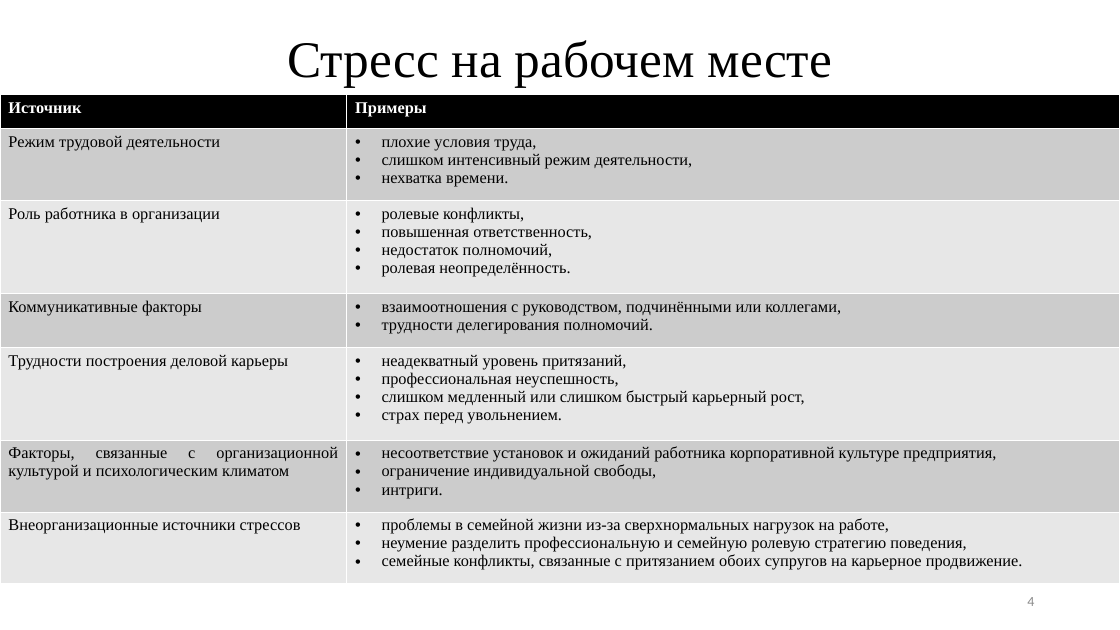
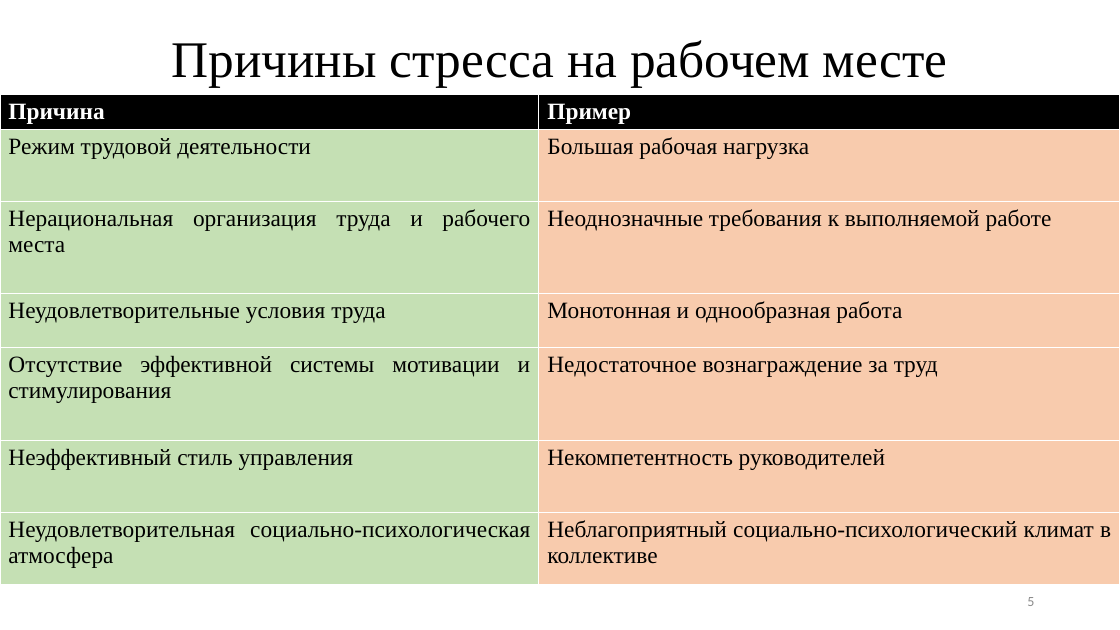
Before and after one commit to TheSawIsTheLaw/FatigueRecognitionSystem, a slide deck: slide 5 of Presentation/presentation.pptx (slide 4 before the commit). Drawn at 1120x630 pixels with LibreOffice and Linux fonts; fonts in the diff are those of the drawing. Boxes give left, top, right and bottom in pixels: in the first picture for what was removed or moved away, otherwise in the second. Text is boxed around its words. In the diff, an @@ line names an element or a change of style, - is before the commit and + after.

```diff
--- a/Presentation/presentation.pptx
+++ b/Presentation/presentation.pptx
@@ title at <box>172,40,947,88</box>: text changed @@
-Стресс на рабочем месте
+Причины стресса на рабочем месте
@@ table at <box>0,95,1120,586</box> @@
-row 1, column 1: Источник
+row 1, column 1: Причина
-row 1, column 2: Примеры
+row 1, column 2: Пример
-row 2, column 2: плохие условия труда, / слишком интенсивный режим деятельности, / нехватка времени.
+row 2, column 2: Большая рабочая нагрузка
-row 3, column 1: Роль работника в организации
+row 3, column 1: Нерациональная организация труда и рабочего места
-row 3, column 2: ролевые конфликты, / повышенная ответственность, / недостаток полномочий, / ролевая неопределённость.
+row 3, column 2: Неоднозначные требования к выполняемой работе
-row 4, column 1: Коммуникативные факторы
+row 4, column 1: Неудовлетворительные условия труда
-row 4, column 2: взаимоотношения с руководством, подчинёнными или коллегами, / трудности делегирования полномочий.
+row 4, column 2: Монотонная и однообразная работа
-row 5, column 1: Трудности построения деловой карьеры
+row 5, column 1: Отсутствие эффективной системы мотивации и стимулирования
-row 5, column 2: неадекватный уровень притязаний, / профессиональная неуспешность, / слишком медленный или слишком быстрый карьерный рост, / страх перед увольнением.
+row 5, column 2: Недостаточное вознаграждение за труд
-row 6, column 1: Факторы, связанные с организационной культурой и психологическим климатом
+row 6, column 1: Неэффективный стиль управления
-row 6, column 2: несоответствие установок и ожиданий работника корпоративной культуре предприятия, / ограничение индивидуальной свободы, / интриги.
+row 6, column 2: Некомпетентность руководителей
-row 7, column 1: Внеорганизационные источники стрессов
+row 7, column 1: Неудовлетворительная социально-психологическая атмосфера
-row 7, column 2: проблемы в семейной жизни из-за сверхнормальных нагрузок на работе, / неумение разделить профессиональную и семейную ролевую стратегию поведения, / семейные конфликты, связанные с притязанием обоих супругов на карьерное продвижение.
+row 7, column 2: Неблагоприятный социально-психологический климат в коллективе
@@ fill #CCCCCC to #C5E0B4 in 3 cells @@
@@ fill #CCCCCC to #F8CBAD in 3 cells @@
@@ fill #E7E7E7 to #C5E0B4 in 3 cells @@
@@ fill #E7E7E7 to #F8CBAD in 3 cells @@
@@ size 14 to 20 pt in "Режим трудовой деятельности" @@
@@ page number at <box>1027,597,1034,606</box>: text changed @@
-4
+5
```
Also in this commit, not shown: 3 other slides changed, 2 slides added, 3 other files.
